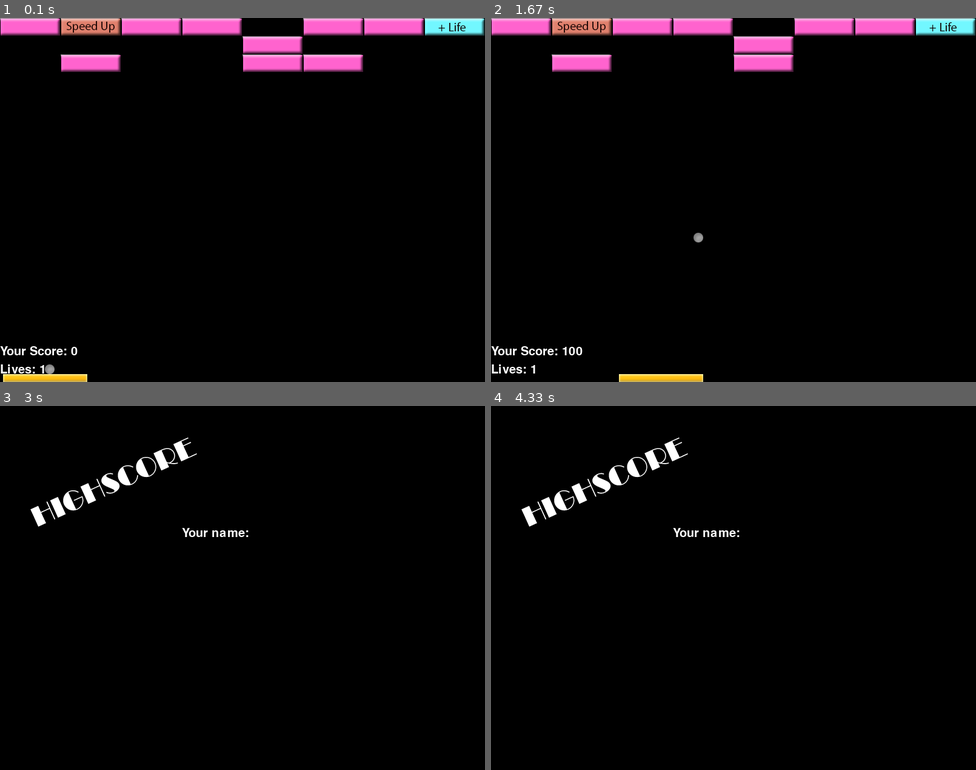
Above: before the commit, frames 1-4 (two rows, left to right).
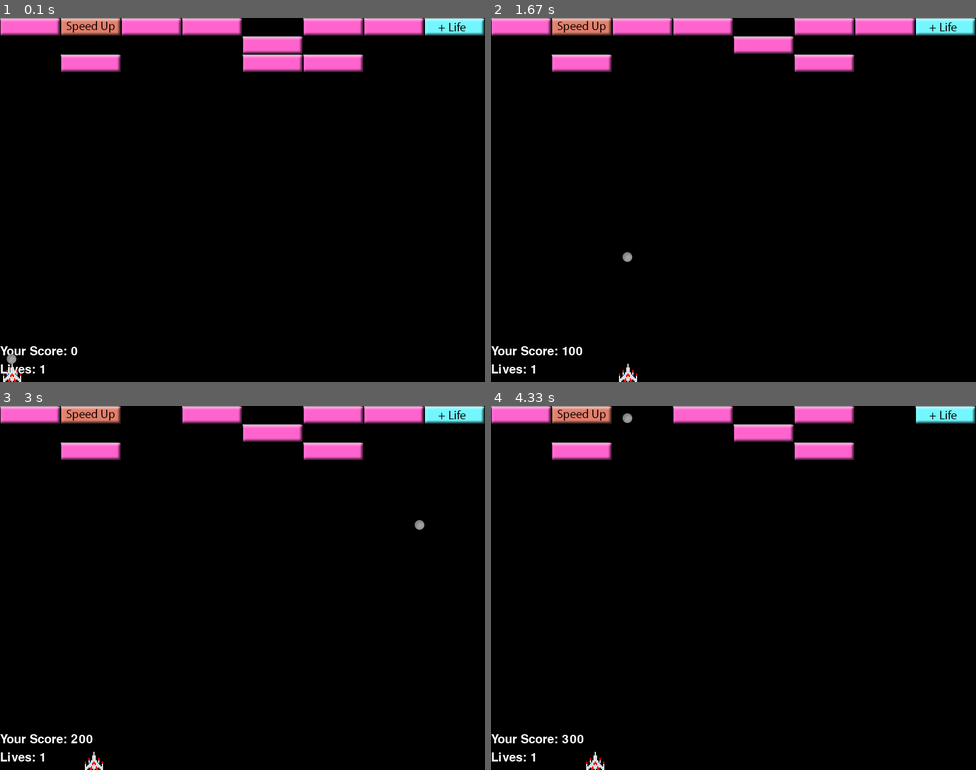
Above: after the commit, the same moments.

Repository: blueboss500/PygameModule5
Game: pygame game, started from PygameModule5/Game/Breakout.py
Two runs of this game, one before a commit and one after it. Both use one fixed random seed, a clock stepped at 60 frames per second and the inputs below.
Inputs (mouse positions are in pixels of both pictures, inside the frame that each line leads up to):
- Up to frame 1 (0.1 s): no input
- Up to frame 2 (1.67 s): click (733, 200) at 0.38 s; click (782, 280) at 0.72 s; click (912, 327) at 1.05 s; click (617, 127) at 1.38 s
- Up to frame 3 (3 s): click (242, 631) at 1.72 s; click (174, 511) at 2.05 s; click (412, 682) at 2.38 s; click (87, 624) at 2.72 s
- Up to frame 4 (4.33 s): click (592, 518) at 3.05 s; click (617, 653) at 3.38 s; click (908, 671) at 3.72 s; click (588, 722) at 4.05 s

The runs differ from the first frame. In frame 1, 0.5% of the frame differs, in the area x 0-18%, y 92-100%; in frame 2, 1.7%; in frame 3, 6.9%, in the area x 0-100%, y 0-100%; in frame 4, 6.3%.

Commit message:
Added Galaga ship and ball position updates

Diff:
--- a/PygameModule5/Game/Ball.py
+++ b/PygameModule5/Game/Ball.py
@@ -7,8 +7,8 @@
     def __init__(self, position, sprite, game):
         self.__game = game
         self.__speed = 3
-        self.__increment = [2, 2]
-        self.__direction = [1, 1]
+        self.__increment = [0, 2]
+        self.__direction = [0, 1]
         self.__inMotion = 0
 
         super(Ball, self).__init__(position, GameConstants.BALL_SIZE, sprite)
@@ -67,10 +67,10 @@
     def updatePosition(self):
         #set ball to start position if not in motion
         if not self.isInMotion():
-            padPosition = self.__game.getPad().getPosition()
+            padPosition = self.__game.getShip().getPosition()
             self.setPosition((
-                padPosition[0] + (GameConstants.PAD_SIZE[0] / 2),
-                GameConstants.SCREEN_SIZE[1] - GameConstants.PAD_SIZE[1] - GameConstants.BALL_SIZE[1]
+                (padPosition[0] - 10) + (GameConstants.SHIP_SIZE[0] / 2),
+                GameConstants.SCREEN_SIZE[1] - GameConstants.SHIP_SIZE[1] - GameConstants.BALL_SIZE[1]
             ))
             return
 
--- a/PygameModule5/Game/Breakout.py
+++ b/PygameModule5/Game/Breakout.py
@@ -13,13 +13,13 @@
         self.__level = Level(self)
         self.__level.load(0)
 
-        self.__pad = Pad((GameConstants.SCREEN_SIZE[0]/2,
-                          GameConstants.SCREEN_SIZE[1] - GameConstants.PAD_SIZE[1]),
-                          pygame.image.load(GameConstants.SPRITE_PAD)
+        self.__ship = Pad((GameConstants.SCREEN_SIZE[0]/2,
+                          GameConstants.SCREEN_SIZE[1] - GameConstants.SHIP_SIZE[1]),
+                          pygame.image.load(GameConstants.SPRITE_SHIP)
                         )
 
         self.__balls = [
-            Ball((400, 400), pygame.image.load(GameConstants.SPRITE_BALL), self),
+            Ball((200, 200), pygame.image.load(GameConstants.SPRITE_BALL), self),
         ]
 
         pygame.init()
@@ -75,8 +75,8 @@
     def getBalls(self):
         return self.__balls
 
-    def getPad(self):
-        return self.__pad
+    def getShip(self):
+        return self.__ship
 
     def playSound(self, soundClip):
         sound = self.__sounds[soundClip]
--- a/PygameModule5/Game/Pad.py
+++ b/PygameModule5/Game/Pad.py
@@ -3,7 +3,7 @@
 class Pad(GameObject):
 
     def __init__(self, position, sprite):
-        super(Pad, self).__init__(position, GameConstants.PAD_SIZE, sprite)
+        super(Pad, self).__init__(position, GameConstants.SHIP_SIZE, sprite)
 
     def setPosition(self, position):
         newPosition = [position[0], position[1]]
--- a/PygameModule5/Game/Scenes/PlayingGameScene.py
+++ b/PygameModule5/Game/Scenes/PlayingGameScene.py
@@ -16,7 +16,7 @@
             game.changeScene(GameConstants.GAMEOVER_SCENE)
 
         balls = game.getBalls()
-        pad = game.getPad()
+        ship = game.getShip()
 
         #render balls
         for ball in balls:
@@ -29,11 +29,14 @@
                 if not brick.isDestroyed() and ball.intersects(brick):
                     brick.hit()
                     game.increaseScore(brick.getHitPoints())
-                    ball.changeDirection(brick)
+                    #ball.changeDirection(brick)
+                    #When ball hits brick, ball should reinitialize..reset to fire again
+                    ball.setPosition(((pygame.mouse.get_pos()[0] - 10), ship.getPosition()[1]))
+                    ball.setMotion(0)
                     break
 
-            if ball.intersects(pad):
-                ball.changeDirection(pad)
+            if ball.intersects(ship):
+                ball.changeDirection(ship)
 
             ball.updatePosition()
 
@@ -48,9 +51,9 @@
             if not brick.isDestroyed():
                 game.screen.blit(brick.getSprite(), brick.getPosition())
 
-        #render pad
-        pad.setPosition((pygame.mouse.get_pos()[0], pad.getPosition()[1]))
-        game.screen.blit(pad.getSprite(), pad.getPosition())
+        #render ship
+        ship.setPosition((pygame.mouse.get_pos()[0], ship.getPosition()[1]))
+        game.screen.blit(ship.getSprite(), ship.getPosition())
 
 
         #render hi score
--- a/PygameModule5/Game/Shared/GameConstants.py
+++ b/PygameModule5/Game/Shared/GameConstants.py
@@ -4,10 +4,12 @@
     BRICK_SIZE = [100, 30]
     SCREEN_SIZE = [800, 600]
     BALL_SIZE = [16, 16]
-    PAD_SIZE = [139, 13]
-    SPRITE_PAD = os.path.join("Game", "Assets", "pad.png")
+    #BALL_SIZE = [32, 32]
+    SHIP_SIZE = [32, 30]
+    SPRITE_SHIP = os.path.join("Game", "Assets", "GalagaShip32.png")
 
     SPRITE_BALL = os.path.join("Game", "Assets", "ball.png")
+    #SPRITE_BALL = os.path.join("Game", "Assets", "GalagaShip32.png")
     SPRITE_BRICK = os.path.join("Game", "Assets", "standard.png")
     SPRITE_SPEEDBRICK = os.path.join("Game", "Assets", "speed.png")
     SPRITE_LIFEBRICK = os.path.join("Game", "Assets", "life.png")
Binary file added: PygameModule5/Game/Assets/GalagaShip32.png
Not shown, changed: PygameModule5/Game/highscore.dat
Not shown, changed: PygameModule5/PygameModule5.pyproj
